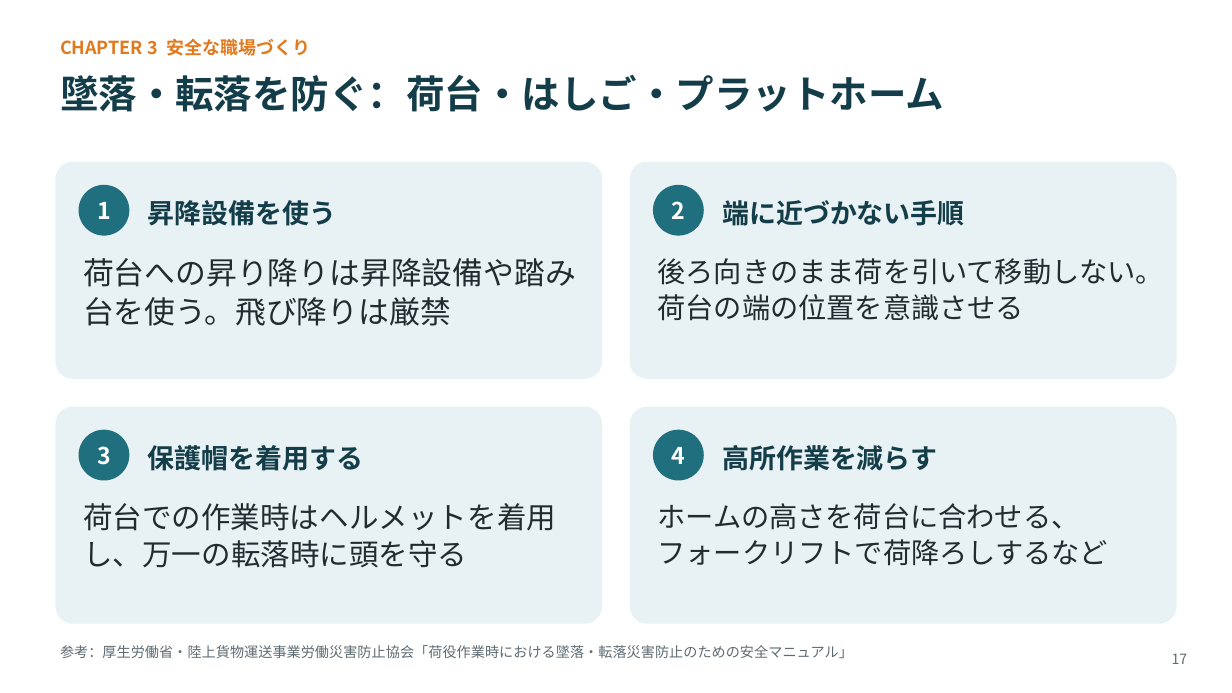
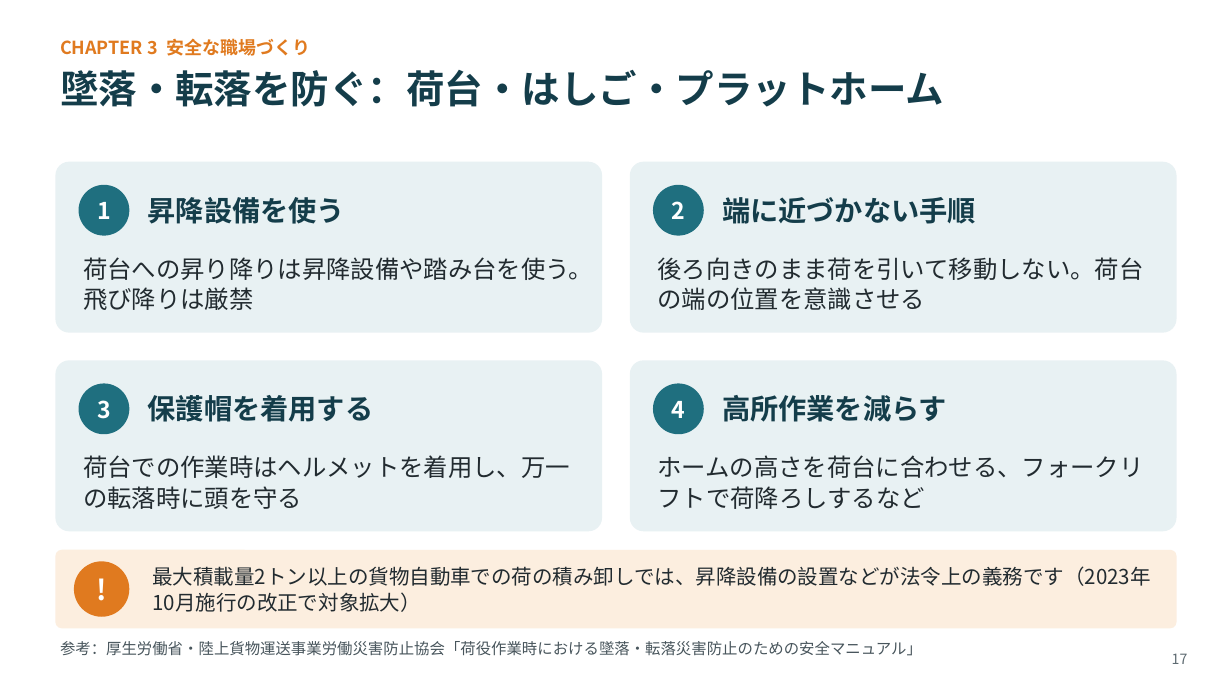
Before and after one commit to lastradezanpano/Udemy, a slide deck: slide 17 of 高齢者雇用研修/物流現場の高齢者雇用_研修スライド_v1.0.pptx. Drawn at 1232x693 pixels with LibreOffice and Linux fonts; fonts in the diff are those of the drawing. Boxes give left, top, right and bottom in pixels: in the first picture for what was removed or moved away, otherwise in the second. Text is boxed around its words. In the diff, an @@ line names an element or a change of style, - is before the commit and + after.

```diff
--- a/高齢者雇用研修/物流現場の高齢者雇用_研修スライド_v1.0.pptx
+++ b/高齢者雇用研修/物流現場の高齢者雇用_研修スライド_v1.0.pptx
@@ text "墜落・転落を防ぐ：荷台・はしご・プラットホーム" at [60,70,944,107]: line spacing 38pt to 34pt @@
@@ rounded rectangle: place and size @@
-rounded rectangle at [55,162,603,379]
+rounded rectangle at [55,162,603,333]
@@ rounded rectangle: place and size @@
-rounded rectangle at [630,162,1177,379]
+rounded rectangle at [630,162,1177,333]
@@ text "荷台への昇り降りは昇降設備や踏み台を使う。飛び降りは厳禁" at [83,257,593,310]: size 24 to 19 pt; line spacing 30pt to 24pt @@
@@ text "後ろ向きのまま荷を引いて移動しない。荷台の端の位置を意識させる" at [658,257,1144,310]: size 22 to 19 pt; line spacing 28pt to 24pt @@
@@ rounded rectangle: place and size @@
-rounded rectangle at [55,407,603,624]
+rounded rectangle at [55,360,603,531]
@@ rounded rectangle: place and size @@
-rounded rectangle at [630,407,1177,624]
+rounded rectangle at [630,360,1177,531]
@@ size 21 to 22 pt; line spacing 26pt to 25pt in 4 elements at [148,197,345,224], [722,197,976,224], [148,395,373,422], [722,395,947,422] @@
@@ 2 ellipses, 2 texts: place and size @@
-2 ellipses, 2 texts at [79,430,937,481]
+2 ellipses, 2 texts at [79,384,947,434]
@@ text "荷台での作業時はヘルメットを着用し、万一の転落時に頭を守る": place and size @@
-text "荷台での作業時はヘルメットを着用し、万一の転落時に頭を守る" at [83,503,556,568]
+text "荷台での作業時はヘルメットを着用し、万一の転落時に頭を守る" at [83,455,570,509]
@@ text "荷台での作業時はヘルメットを着用し、万一の転落時に頭を守る" at [83,455,570,509]: size 23 to 19 pt; line spacing 29pt to 24pt @@
@@ text "ホームの高さを荷台に合わせる、フォークリフトで荷降ろしするなど" at [658,455,1144,509]: size 22 to 19 pt; line spacing 28pt to 24pt @@
@@ text "ホームの高さを荷台に合わせる、フォークリフトで荷降ろしするなど": place and size @@
-text "ホームの高さを荷台に合わせる、フォークリフトで荷降ろしするなど" at [658,503,1108,566]
+text "ホームの高さを荷台に合わせる、フォークリフトで荷降ろしするなど" at [658,455,1144,509]
@@ rounded rectangle added at [55,550,1177,628], fill #FCEEDF @@
@@ ellipse added at [74,562,129,617], fill #E07A1F, 22 pt, text #FFFFFF, bold @@
+!
@@ text added at [152,566,1150,586], 16 pt, text #222B30 @@
+最大積載量2トン以上の貨物自動車での荷の積み卸しでは、昇降設備の設置などが法令上の義務です（2023年10月施行の改正で対象拡大）
@@ text "参考：厚生労働省・陸上貨物運送事業労働災害防止協会「荷役作業時における墜落・転落災害防止のための安全マニュアル」" at [60,641,922,656]: size 11 to 12 pt, text colour #5E6B72 to #48555C; line spacing 14pt to 15pt @@
```
Also in this commit, not shown: 37 other slides changed, 3 other files.
